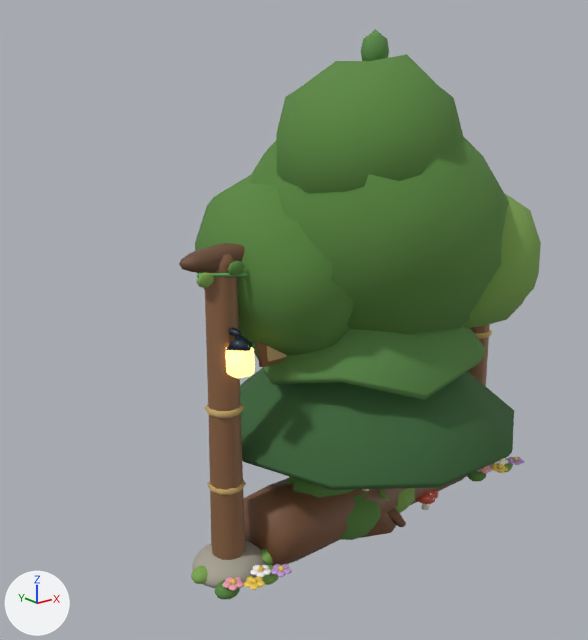
Renders of the glTF model juego/web/public/modelos/granja_monte.glb from each side of a commit.
Camera for both pictures: a 50 mm camera at (-5.03, -5.2, 4.29) aimed at (-0.24, 0.79, 1.9). Arrows for +X, +Y and +Z are at lower left; the lights stay in place. The older version comes first. Where no turn or scale is listed for an object, it has been applied to the vertices.

Before the edit, the objects in view are built like this:
```python
me_copa_roble_1 = bpy.data.meshes.new('copa roble 1')
me_copa_roble_1.from_pydata(...)  # 168 vertices, 324 faces; spans x -1.1..1.1, y -1.35..1.35, z -1.03..1.03
me_copa_roble_1.materials.append(mat_tela___copa_monte_clara)  # green #7fa852
me_mata_0 = bpy.data.meshes.new('mata 0')
me_mata_0.from_pydata(...)  # 112 vertices, 216 faces; spans x -0.54..0.54, y -0.484..0.484, z -0.312..0.312
me_mata_0.materials.append(mat_tela___copa_monte)  # green #5a8840
me_piso_pino_1 = bpy.data.meshes.new('piso pino 1')
me_piso_pino_1.from_pydata(...)  # 110 vertices, 208 faces; spans x -1.13..1.13, y -1.07..1.07, z -1.45..1.45
me_piso_pino_1.materials.append(mat_tela___pino_monte_claro)  # green #5e8f4c
ob_copa_roble_1 = bpy.data.objects.new('copa roble 1', me_copa_roble_1)
ob_copa_roble_1.location = (0.44, 0.25, 2.84)
ob_mata_0 = bpy.data.objects.new('mata 0', me_mata_0)
ob_mata_0.location = (-0.16, 0.08, 0.24)
ob_piso_pino_1 = bpy.data.objects.new('piso pino 1', me_piso_pino_1)
ob_piso_pino_1.location = (0.0, 0.0, 3.13)
# also in view: 'piedra arco -1.6' at (0.0, 0.0, 0.12); 'marco tablero' at (0.0, 0.0, 1.53); 'farol -1.6' at (0.0, -0.24, 2.08); 'piso pino 0' at (0.0, 0.0, 2.42); 'copa roble 0' at (-0.16, 0.0, 3.12)
```
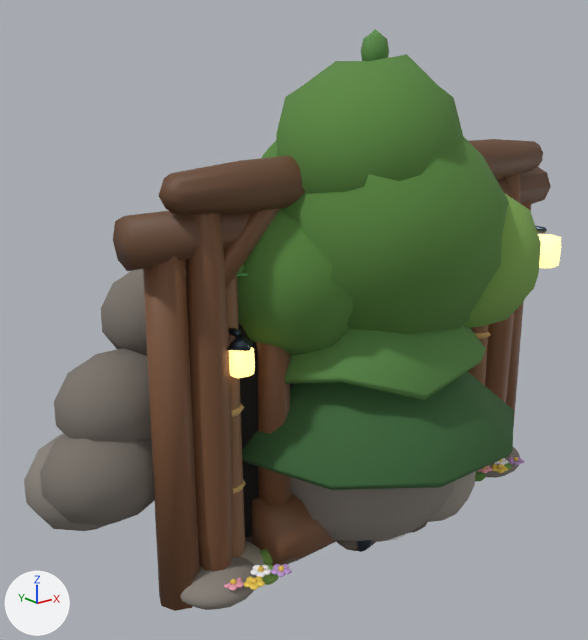
Changed parts and their boxes (x1, y1, x2, y2) in the pictures (588 x 640 px):
'roca boca 2', added
    after: (40, 269, 186, 525)
'puntal -1', added
    after: (186, 174, 520, 572)
'puntal túnel -1', added (mostly hidden)
    after: (143, 199, 532, 611)
'travesaño mina', added (brown)
    after: (159, 139, 543, 215)
'roca grande', added
    after: (291, 477, 456, 542)
'viga túnel', added
    after: (113, 167, 551, 271)
'piedra puntal -1', added (mostly hidden)
    after: (24, 433, 520, 610)
'puntal entibado -1', added (brown)
    after: (257, 343, 291, 505)
'hueco mina', added (black)
    after: (239, 323, 294, 537)
'roca grande b', added
    after: (428, 471, 476, 522)
'farol mina', added (beige)
    after: (538, 234, 561, 268)
'roca cristal 0', added (mostly hidden)
    after: (336, 521, 428, 551)
'rueda vagoneta -1-1', added (mostly hidden)
    after: (356, 540, 373, 552)
'farol mina brazo', added (mostly hidden)
    after: (535, 226, 547, 234)
'cristal 0', added (mostly hidden)
    after: (375, 533, 408, 543)
'marco tablero', unchanged, covered by the edit
    before: (204, 254, 490, 560)
    after: (227, 277, 489, 557)
'piedra arco -1.6', unchanged, covered by the edit
    before: (192, 463, 494, 588)
    after: (240, 541, 265, 566)

Edits to the bpy script that builds the scene:
```text
Add ob_roca_cristal_0:
    ob_roca_cristal_0 = bpy.data.objects.new('roca cristal 0', me_roca_cristal_0)  # 280 vertices, 540 faces; spans x -0.672..0.672, y -0.605..0.605, z -0.113..0.113; in mat_granja___piedra_cueva (brown #6d6258)
    ob_roca_cristal_0.location = (0.04, 0.02, 0.08)
Add ob_cristal_0:
    ob_cristal_0 = bpy.data.objects.new('cristal 0', me_cristal_0)  # 91 vertices, 154 faces; spans x -0.63..0.59, y -0.67..0.53, z -1.18..1.18; in mat_granja___cristal (white #ffffff)
    ob_cristal_0.location = (-0.01, 0.03, 1.07)
Add ob_viga_túnel:
    ob_viga_túnel = bpy.data.objects.new('viga túnel', me_viga_túnel)  # an 8-sided cylinder along x spanning x -2.4..2.4, y -0.2..0.2, z -0.2..0.2; in mat_madera___viga_arco (brown #6b4a33)
    ob_viga_túnel.location = (0.0, 0.0, 3.08)
Add ob_puntal_túnel__1:
    ob_puntal_túnel__1 = bpy.data.objects.new('puntal túnel -1', me_puntal_túnel__1)  # 34 vertices, 60 faces; spans x -2.28..2.28, y -0.18..0.18, z -1.51..1.51; in mat_madera___puntal (brown #7a5236)
    ob_puntal_túnel__1.location = (0.0, 0.0, 1.51)
Add ob_puntal_entibado__1:
    ob_puntal_entibado__1 = bpy.data.objects.new('puntal entibado -1', me_puntal_entibado__1)  # 94 vertices, 172 faces; spans x -1.26..1.26, y -0.16..0.16, z -1.39..1.39; in mat_madera___puntal (brown #7a5236)
    ob_puntal_entibado__1.location = (0.0, 0.0, 1.39)
Add ob_roca_grande_b:
    ob_roca_grande_b = bpy.data.objects.new('roca grande b', me_roca_grande_b)  # 56 vertices, 108 faces; spans x -0.472..0.472, y -0.425..0.425, z -0.425..0.425; in mat_granja___piedra_roca_1 (grey #9a938a)
    ob_roca_grande_b.location = (0.55, -0.35, 0.4)
Add ob_roca_grande:
    ob_roca_grande = bpy.data.objects.new('roca grande', me_roca_grande)  # 98 vertices, 192 faces; spans x -1.0..1.0, y -0.9..0.9, z -0.85..0.85; in mat_granja___piedra_piedra_mina (grey #8a837b)
    ob_roca_grande.location = (0.0, 0.0, 0.75)
Add ob_rueda_vagoneta__1_1:
    ob_rueda_vagoneta__1_1 = bpy.data.objects.new('rueda vagoneta -1-1', me_rueda_vagoneta__1_1)  # 144 vertices, 272 faces; spans x -0.49..0.49, y -0.59..0.59, z -0.17..0.17; in mat_granja___metal_farol (dark blue #3e4a57)
    ob_rueda_vagoneta__1_1.location = (0.0, 0.0, 0.18)
Add ob_travesaño_mina:
    ob_travesaño_mina = bpy.data.objects.new('travesaño mina', me_travesaño_mina)  # 102 vertices, 200 faces; spans x -2.2..2.2, y -0.22..0.22, z -0.22..0.22; in mat_madera___viga_arco (brown #6b4a33)
    ob_travesaño_mina.location = (0.0, -0.15, 3.42)
Add ob_roca_boca_2:
    ob_roca_boca_2 = bpy.data.objects.new('roca boca 2', me_roca_boca_2)  # 168 vertices, 324 faces; spans x -0.9..0.9, y -0.59..0.59, z -1.0..1.0; in mat_granja___piedra_roca_2 (grey #7b746c)
    ob_roca_boca_2.location = (-2.05, 0.68, 1.67)
Add ob_puntal__1:
    ob_puntal__1 = bpy.data.objects.new('puntal -1', me_puntal__1)  # 260 vertices, 504 faces; spans x -1.97..1.97, y -0.17..0.17, z -1.72..1.72; in mat_madera___puntal (brown #7a5236)
    ob_puntal__1.location = (0.0, -0.1, 1.72)
Add ob_piedra_puntal__1:
    ob_piedra_puntal__1 = bpy.data.objects.new('piedra puntal -1', me_piedra_puntal__1)  # 493 vertices, 966 faces; spans x -2.59..2.59, y -0.85..0.85, z -1.64..1.64; in mat_granja___piedra_piedra_mina (grey #8a837b)
    ob_piedra_puntal__1.location = (-0.41, 0.38, 1.59)
Add ob_hueco_mina:
    ob_hueco_mina = bpy.data.objects.new('hueco mina', me_hueco_mina)  # 56 vertices, 108 faces; spans x -1.6..1.6, y -0.4..0.4, z -1.5..1.5; in mat_granja___hueco (black #1a1714)
    ob_hueco_mina.location = (0.0, 0.4, 1.5)
Add ob_farol_mina_brazo:
    ob_farol_mina_brazo = bpy.data.objects.new('farol mina brazo', me_farol_mina_brazo)  # 54 vertices, 104 faces; spans x -0.03..0.03, y -0.25..0.25, z -0.03..0.03; in mat_granja___metal_farol (dark blue #3e4a57)
    ob_farol_mina_brazo.location = (1.8, -0.35, 2.75)
Add ob_farol_mina:
    ob_farol_mina = bpy.data.objects.new('farol mina', me_farol_mina)  # 56 vertices, 108 faces; spans x -0.12..0.12, y -0.12..0.12, z -0.16..0.16; in mat_luz___farol_mina (beige #ffd88a, glowing beige #ffd88a)
    ob_farol_mina.location = (1.8, -0.6, 2.55)
```
